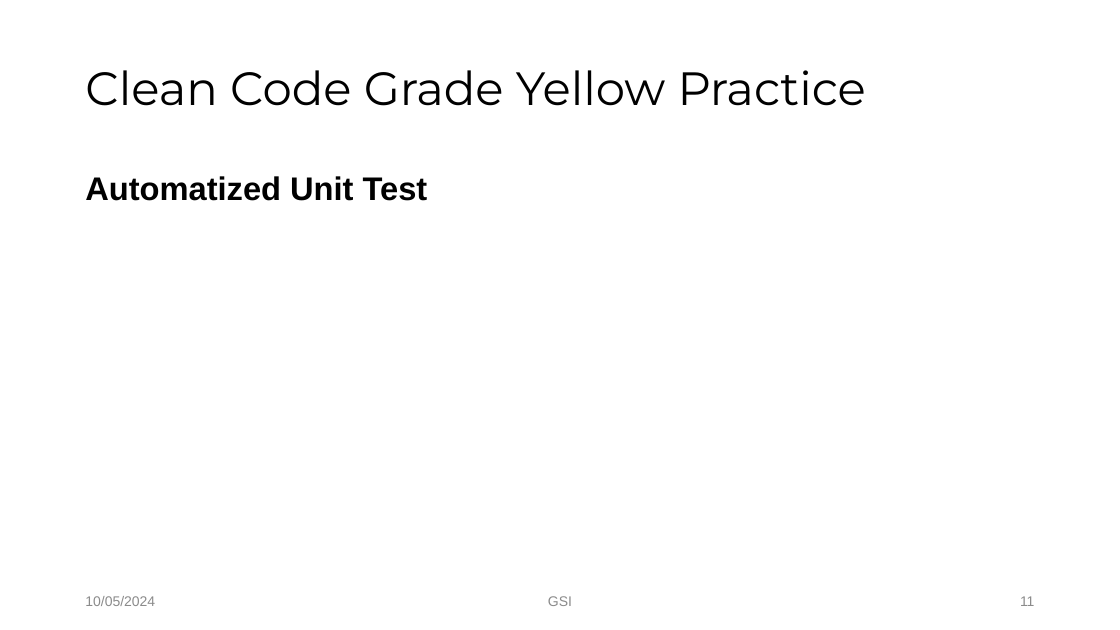
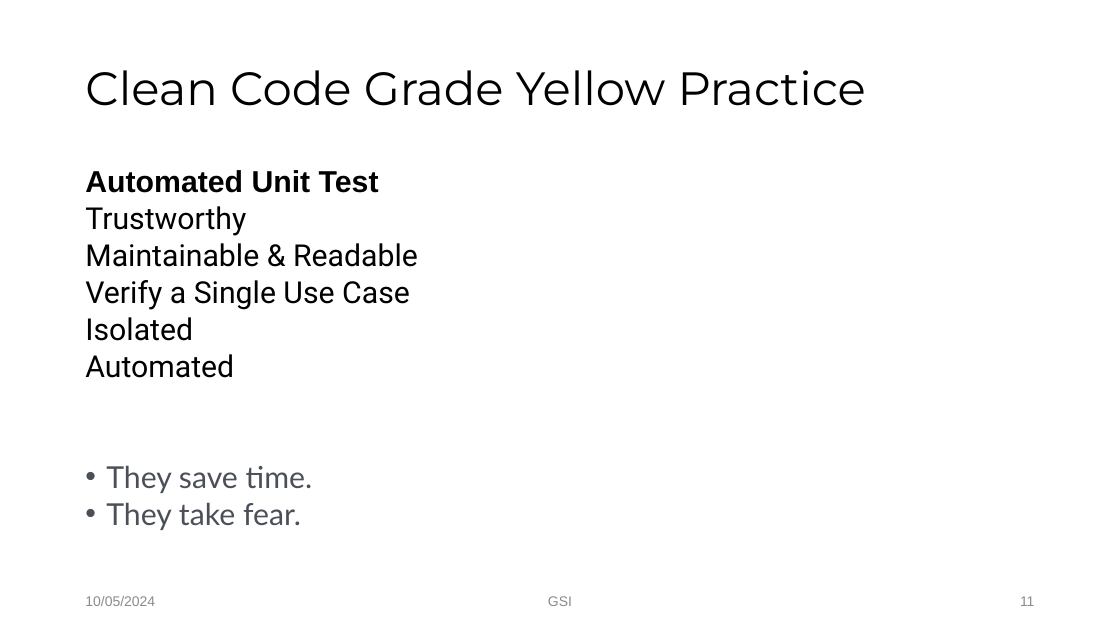
Before and after one commit to Tuyen92/my_bag, a slide deck: slide 11 of yellow.pptx. Drawn at 1120x630 pixels with LibreOffice and Linux fonts; fonts in the diff are those of the drawing; background and template pictures are left out. Boxes give left, top, right and bottom in pixels: in the first picture for what was removed or moved away, otherwise in the second. Text is boxed around its words. In the diff, an @@ line names an element or a change of style, - is before the commit and + after.

```diff
--- a/yellow.pptx
+++ b/yellow.pptx
@@ text at [85, 170, 418, 530]: text changed; size 28 to 25.9 pt; font Arial to Roboto; bold off @@
-Automatized Unit Test
+Automated Unit Test
+Trustworthy
+Maintainable & Readable
+Verify a Single Use Case
+Isolated
+Automated
+• They save time.
+• They take fear.
```
Also in this commit, not shown: 11 other slides changed, 1 other file.
